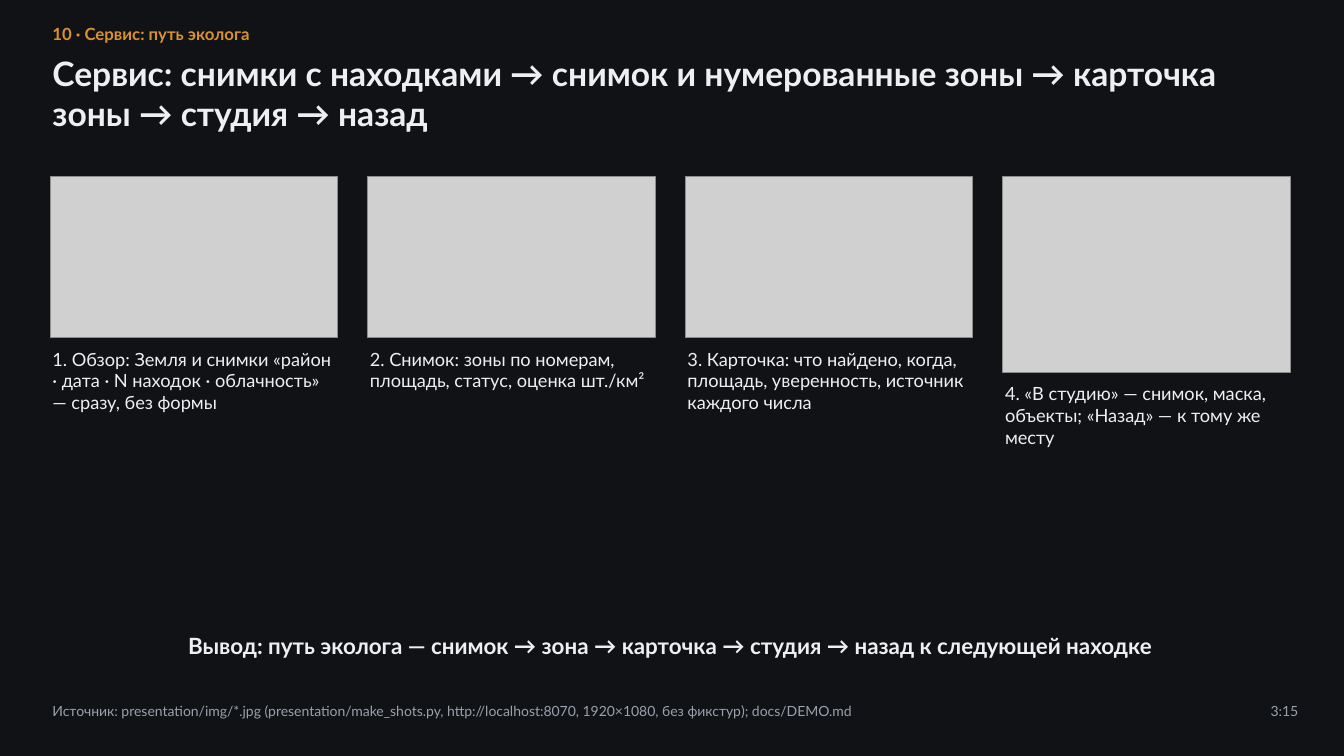
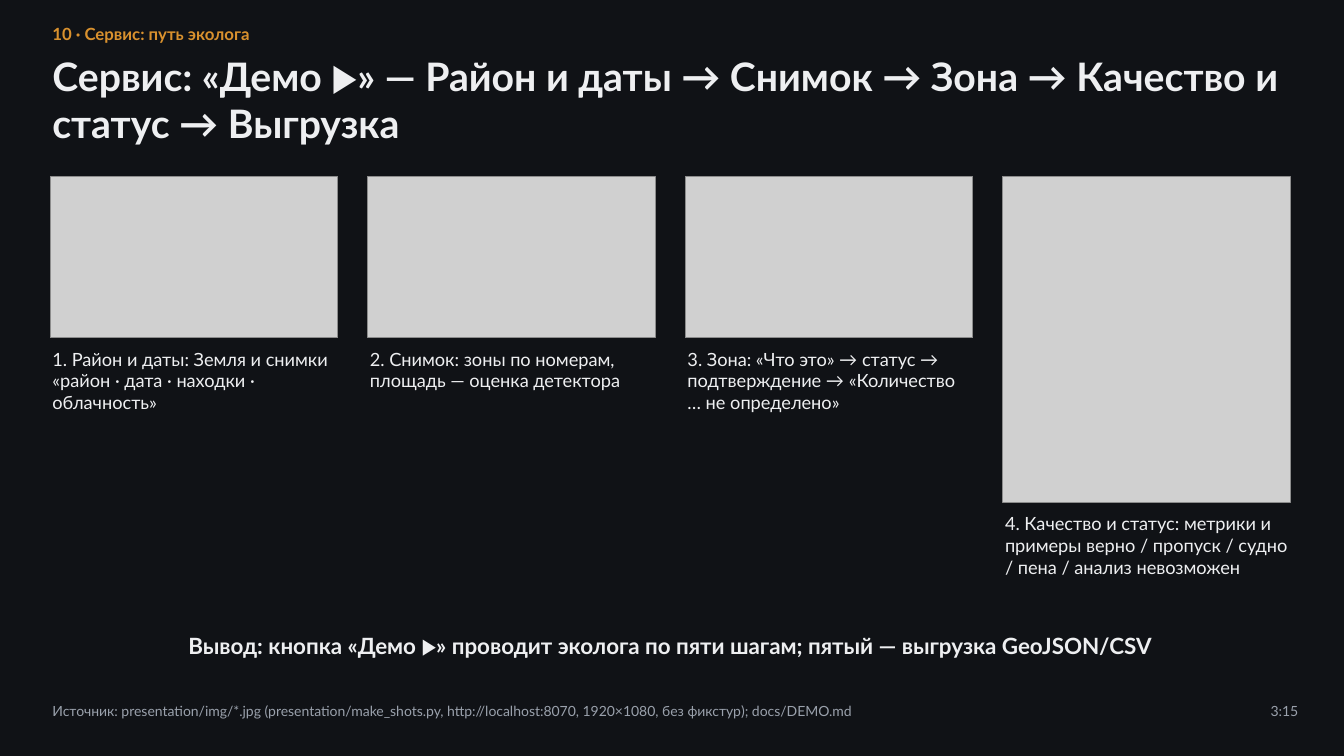
Before and after one commit to azama2t/final-cosmohack, a slide deck: slide 10 of reports/case_deck.pptx. Drawn at 1344x756 pixels with LibreOffice and Linux fonts; fonts in the diff are those of the drawing; grey boxes stand for pictures. Boxes give left, top, right and bottom in pixels: in the first picture for what was removed or moved away, otherwise in the second. Text is boxed around its words. In the diff, an @@ line names an element or a change of style, - is before the commit and + after.

Commit message:
дека §51 п.1: основная часть 12 слайдов на 7 мин (6:17 + Демо), тайминг в заметках и SPEECH, QA — 11 вопросов эксперта

```diff
--- a/reports/case_deck.pptx
+++ b/reports/case_deck.pptx
@@ text at <box>52,62,1278,145</box>: text changed; size 24 to 28 pt @@
-Сервис: снимки с находками → снимок и нумерованные зоны → карточка зоны → студия → назад
+Сервис: «Демо ▶» — Район и даты → Снимок → Зона → Качество и статус → Выгрузка
@@ picture: place and size @@
-picture at <box>1003,176,1291,372</box>
+picture at <box>1003,176,1291,502</box>
@@ text at <box>52,353,328,409</box>: text changed @@
-1. Обзор: Земля и снимки «район · дата · N находок · облачность» — сразу, без формы
+1. Район и даты: Земля и снимки «район · дата · находки · облачность»
@@ text at <box>370,353,620,390</box>: text changed @@
-2. Снимок: зоны по номерам, площадь, статус, оценка шт./км²
+2. Снимок: зоны по номерам, площадь — оценка детектора
@@ text at <box>687,353,955,412</box>: text changed @@
-3. Карточка: что найдено, когда, площадь, уверенность, источник каждого числа
+3. Зона: «Что это» → статус → подтверждение → «Количество … не определено»
@@ text at <box>1005,517,1287,574</box>: text changed @@
-4. «В студию» — снимок, маска, объекты; «Назад» — к тому же месту
+4. Качество и статус: метрики и примеры верно / пропуск / судно / пена / анализ невозможен
@@ text at <box>188,637,1152,658</box>: text changed @@
-Вывод: путь эколога — снимок → зона → карточка → студия → назад к следующей находке
+Вывод: кнопка «Демо ▶» проводит эколога по пяти шагам; пятый — выгрузка GeoJSON/CSV
```
Also in this commit, not shown: 13 other files.
